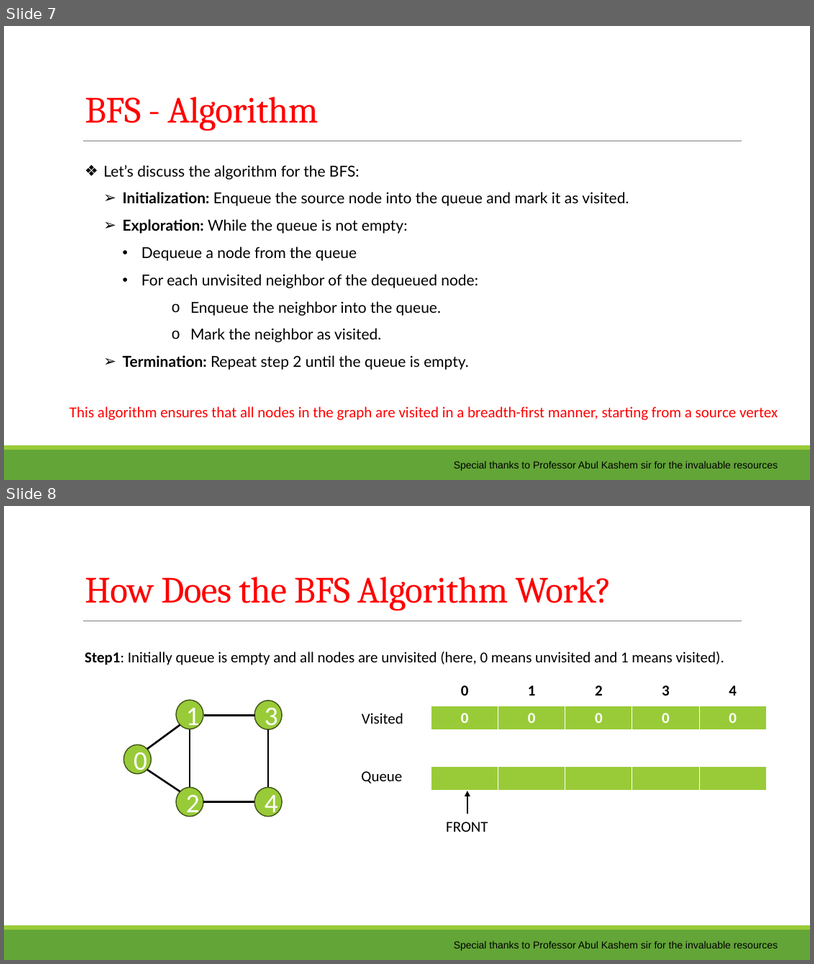
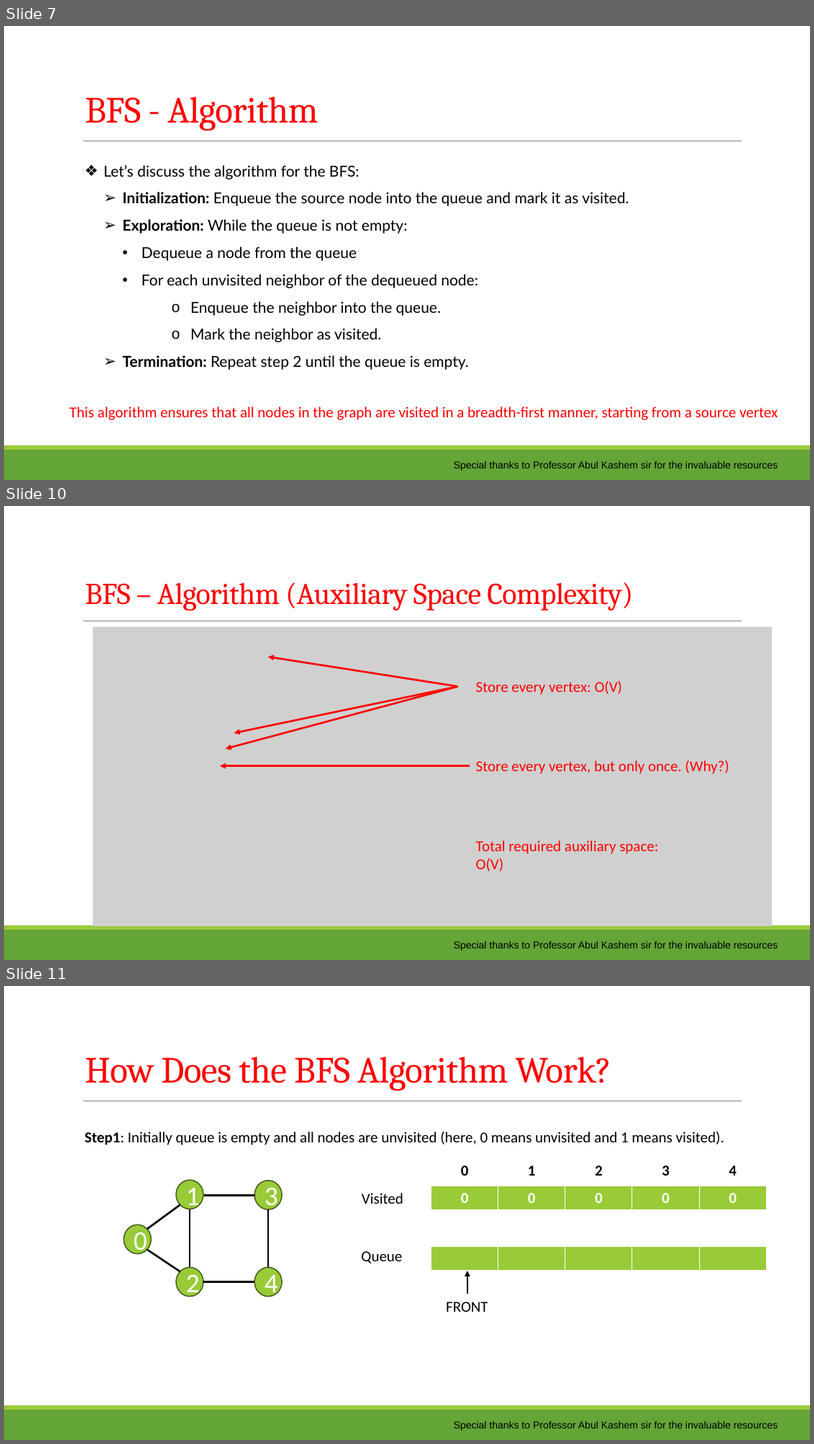
Before and after one commit to saifurrahman1701/Data-Structure-and-Algorithm-Course-Content-Theory-Sessional-, a slide deck: CSE 203/Course Content/02. Graph Searching.pptx. Shown one above the other, each under a label of ours: slides 7 and 8 before the commit, slides 7, 10 and 11 after it; the slides between them are not shown. The pictures are 814x964 and 814x1444 pixels, drawn with LibreOffice and Linux fonts; fonts in the diff are those of the drawing; grey boxes stand for pictures; background and template pictures are left out. Boxes give left, top, right and bottom in pixels: in the first picture for what was removed or moved away, otherwise in the second. Text is boxed around its words. In the diff, an @@ line names an element or a change of style, - is before the commit and + after.

```diff
--- a/CSE 203/Course Content/02. Graph Searching.pptx
+++ b/CSE 203/Course Content/02. Graph Searching.pptx
@@ slide 10 added at bbox=[4, 506, 810, 960], background #FFFFFF; not listed: 3 template elements that a slide beside it also shows @@
@@ title added at bbox=[85, 582, 633, 611], 36 pt, text #FF0000 @@
+BFS – Algorithm (Auxiliary Space Complexity)
@@ picture added at bbox=[93, 627, 772, 926] @@
@@ arrow added from (458, 686) to (268, 656), #FF0000 2.25 pt @@
@@ arrow added from (458, 686) to (226, 749), #FF0000 2.25 pt @@
@@ arrow added from (458, 686) to (234, 733), #FF0000 2.25 pt @@
@@ text added at bbox=[476, 681, 623, 695], 18 pt, text #FF0000 @@
+Store every vertex: O(V)
@@ text added at bbox=[476, 760, 729, 774], 18 pt, text #FF0000 @@
+Store every vertex, but only once. (Why?)
@@ arrow added from (471, 765) to (220, 765), #FF0000 2.25 pt @@
@@ text added at bbox=[476, 840, 658, 871], 18 pt, text #FF0000 @@
+Total required auxiliary space:
+O(V)
@@ text added at bbox=[454, 941, 778, 950], 12 pt, text #000000 @@
+Special thanks to Professor Abul Kashem sir for the invaluable resources
@@ what was slide 8 is now slide 11 @@
```
Also in this commit, not shown: 6 other slides added.
